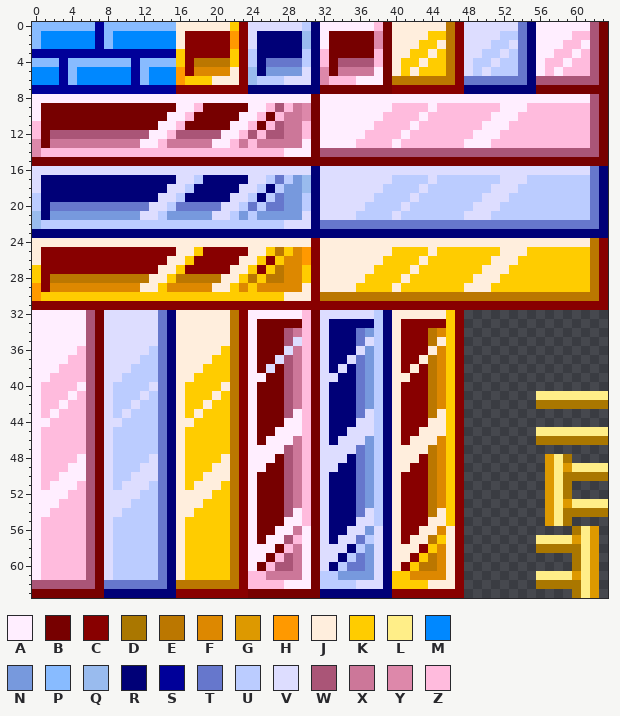
File history of a pixel-art sprite, OpenGL_VS2015/2DGame/02-Bubble/02-Bubble/images/SpriteSheet.png. That is the earlier state.
The file is 64x64 pixels.
Palette (. is transparent): A #ffeeff  B #770000  C #880000  D #aa7700  E #bb7700  F #dd8800  G #dd9900  H #ff9900  J #ffeedd  K #ffcc00  L #ffee88  M #0088ff  N #7799dd  P #88bbff  Q #99bbee  R #000077  S #000099  T #6677cc  U #bbccff  V #ddddff  W #aa5577  X #cc7799  Y #dd88aa  Z #ffbbdd
Pixels before (only the part around the change), first column x 40:
22 TTTTTTTTTTTTTTTTTTTTTTTR
23 RRRRRRRRRRRRRRRRRRRRRRRR
24 JJJJJJJJJJJJJJJJJJJJJJEC
25 KKKKJKKKKKKKJJJKKKKKKKEC
26 KKKJKKKKKKKJJJKKKKKKKKEC
27 KKJKKKKKKKJJJKKKKKKKKKEC
28 KJKKKKKKKJJJKKKKKKKKKKEC
29 JKKKKKKKJJJKKKKKKKKKKKEC
30 EEEEEEEEEEEEEEEEEEEEEEEC
31 CCCCCCCCCCCCCCCCCCCCCCCC
32 JJJJJJKC................
33 JCCCCCKC................
34 JCCCEFKC................
35 JCCCEJKC................
36 JCCCJFKC................
37 JCCJEFKC................
38 JCJCEFKC................
39 JJCCEFKC................
40 JCCCEFKC................
41 JCCCEFKC........LLLLLLLL
42 JCCCEFKC........DDDDDDDD
43 JCCCEJKC................
44 JCCCJJKC................
45 JCCJJJKC........LLLLLLLL
46 JCJJJFKC........DDDDDDDD
47 JJJJEFKC................
48 JJJCEFKC.........GLD....
49 JJCCEFKC.........GLGLLLL
50 JCCCEFKC.........GLDDDDD
51 JCCCEFKC.........GLD....
52 JCCCEFKC.........GLD....
53 JCCCEFKC.........GLGLLLL
54 JCCCEJKC.........GLDDDDD
55 JCCCJJKC.........GLD....
56 JCCJJFJC............DLG.
57 JCJJEKJC........LLLLGLG.
58 JJJCKFJC........DDDDDLG.
59 JJCKEFJC............DLG.
60 JCKEEFJC............DLG.
The result:
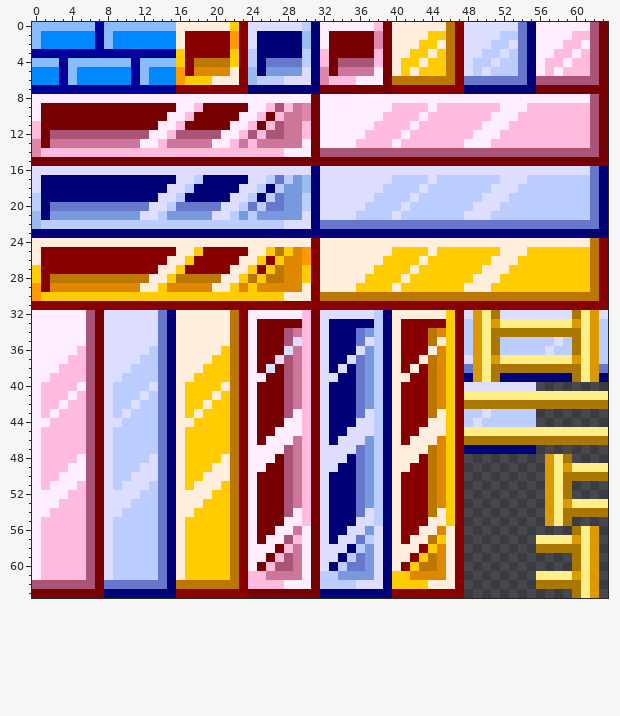
Change:
{"y":32,"x":48,"old":"................","new":"VGLDVVVVVVVVDLGV"}
{"y":33,"x":48,"old":"................","new":"UGLGLLLLLLLLGLGU"}
{"y":34,"x":48,"old":"................","new":"UGLDDDDDDDDDDLGU"}
{"y":35,"x":48,"old":"................","new":"UGLDUUUUUUVUDLGU"}
{"y":36,"x":48,"old":"................","new":"UGLDUUUUUVUUDLGU"}
{"y":37,"x":48,"old":"................","new":"VGLGLLLLLLLLGLGU"}
{"y":38,"x":48,"old":"................","new":"TGLDDDDDDDDDDLGT"}
{"y":39,"x":48,"old":"................","new":"RGLDRRRRRRRRDLGR"}
{"y":40,"x":48,"old":"........","new":"VVVVVVVV"}
{"y":41,"x":48,"old":"........","new":"LLLLLLLL"}
{"y":42,"x":48,"old":"........","new":"DDDDDDDD"}
{"y":43,"x":48,"old":"........","new":"UUVUUUUU"}
{"y":44,"x":48,"old":"........","new":"UVUUUUUU"}
{"y":45,"x":48,"old":"........","new":"LLLLLLLL"}
{"y":46,"x":48,"old":"........","new":"DDDDDDDD"}
{"y":47,"x":48,"old":"........","new":"RRRRRRRR"}
{"label":"added","picture_box":[464,310,608,454]}
